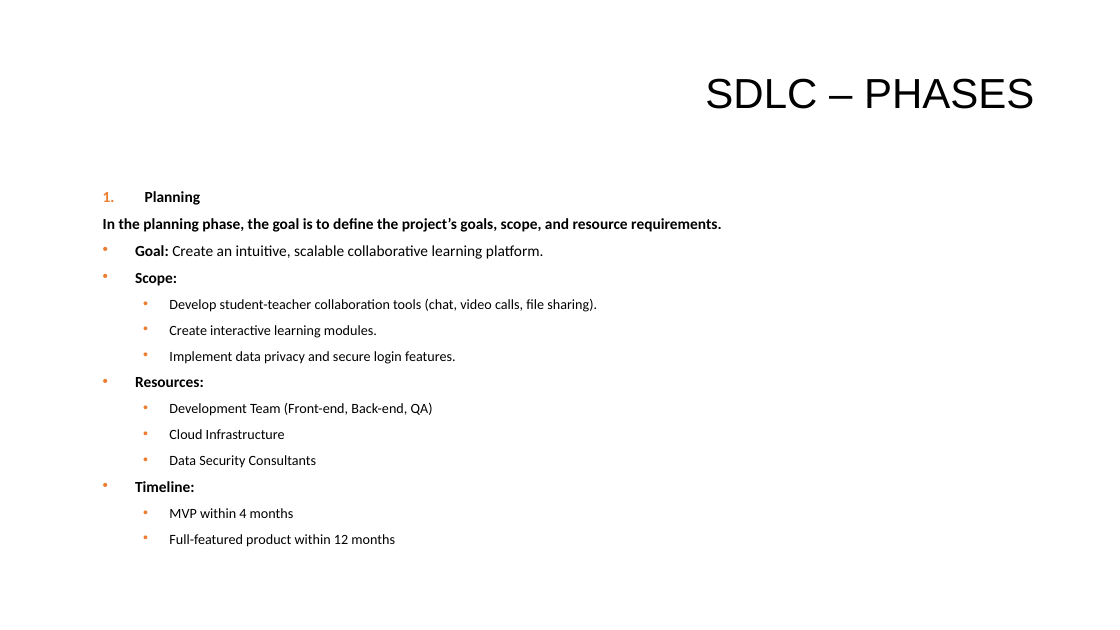
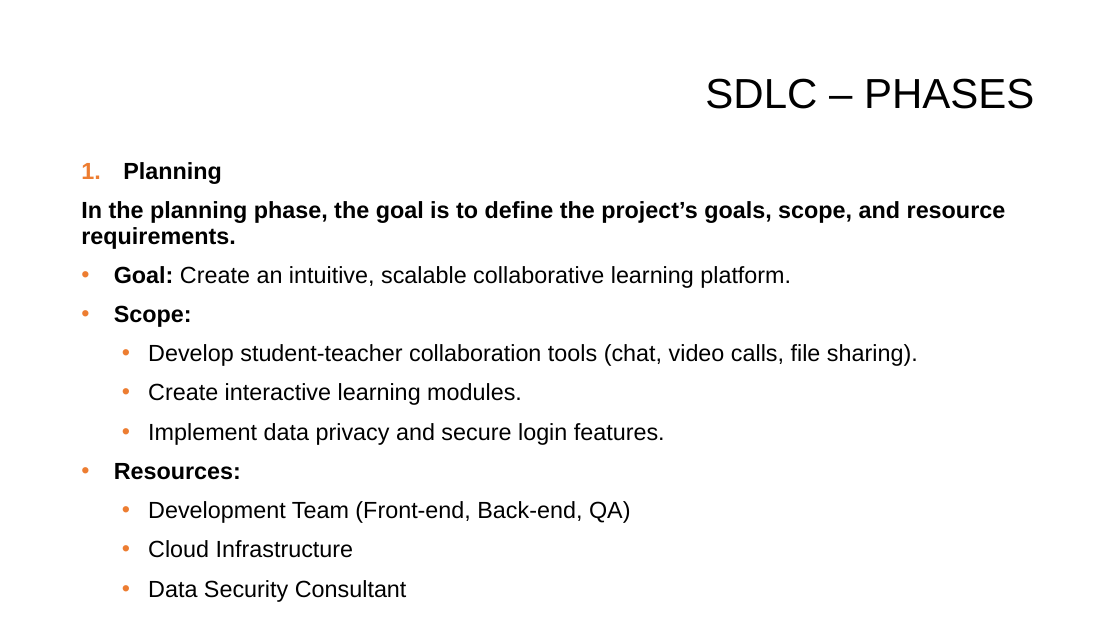
Before and after one commit to dinoDuvnjak/CTK, a slide deck: slide 4 of SHIFT4IT/SDLC/SDLC.pptx (slide 3 before the commit). Drawn at 1120x630 pixels with LibreOffice and Linux fonts; fonts in the diff are those of the drawing; background and template pictures are left out. Boxes give left, top, right and bottom in pixels: in the first picture for what was removed or moved away, otherwise in the second. Text is boxed around its words. In the diff, an @@ line names an element or a change of style, - is before the commit and + after.

```diff
--- a/SHIFT4IT/SDLC/SDLC.pptx
+++ b/SHIFT4IT/SDLC/SDLC.pptx
@@ text "Planning": place and size @@
-text "Planning" at bbox=[103, 191, 721, 547]
+text "Planning" at bbox=[81, 162, 1006, 523]
@@ text at bbox=[81, 162, 1006, 523]: size 13.2 to 20 pt in "Planning", "In the planning phase, the goal is ...", "Goal: Create an intuitive, scalable collaborative learning ...", "Scope:" and 1 more places; font Calibri to Arial; size 12.1 to 20 pt in "Develop student-teacher collaboration tools (chat, video cal ...", "Create interactive learning modules.", "Implement data privacy and secure login features.", "Development Team (Front-end, Back-end, QA)" and 1 more places; line spacing 0.7 to 0.9 @@
@@ text at bbox=[135, 455, 395, 547]: text changed; size 12.1 to 20 pt; font Calibri to Arial @@
-  • Data Security Consultants
-• Timeline:
-  • MVP within 4 months
-  • Full-featured product within 12 months
+  • Data Security Consultant
```
Also in this commit, not shown: 9 other slides changed, 5 slides added, 2 other files.
